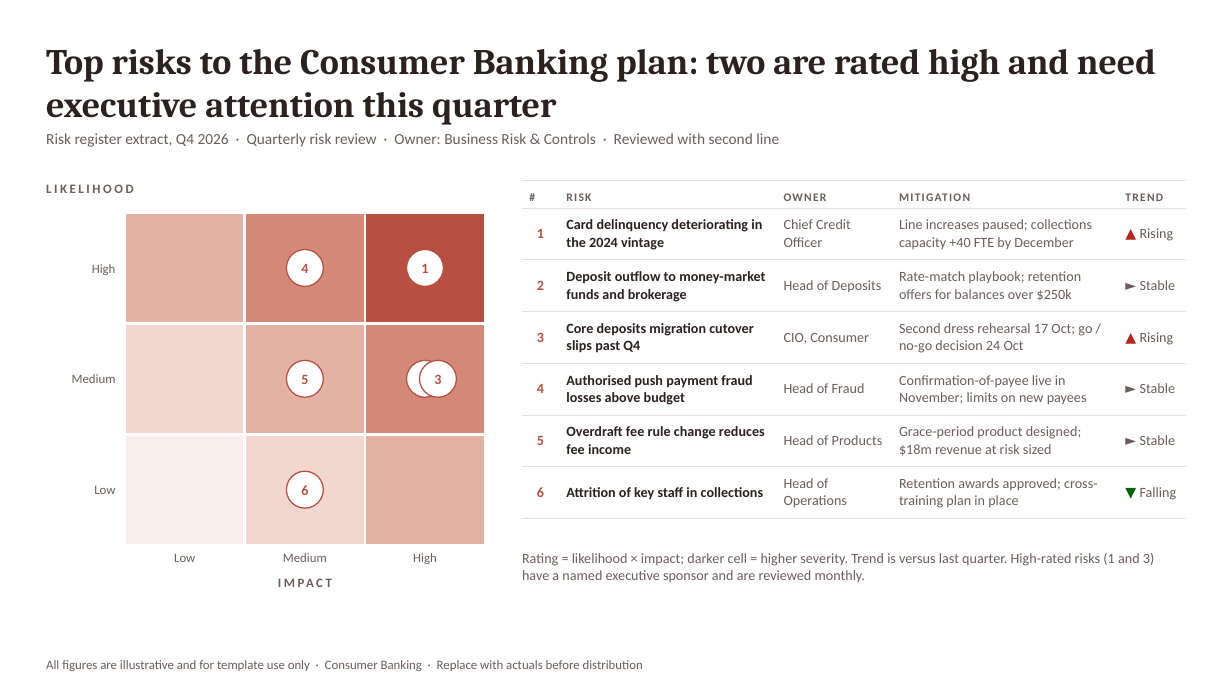
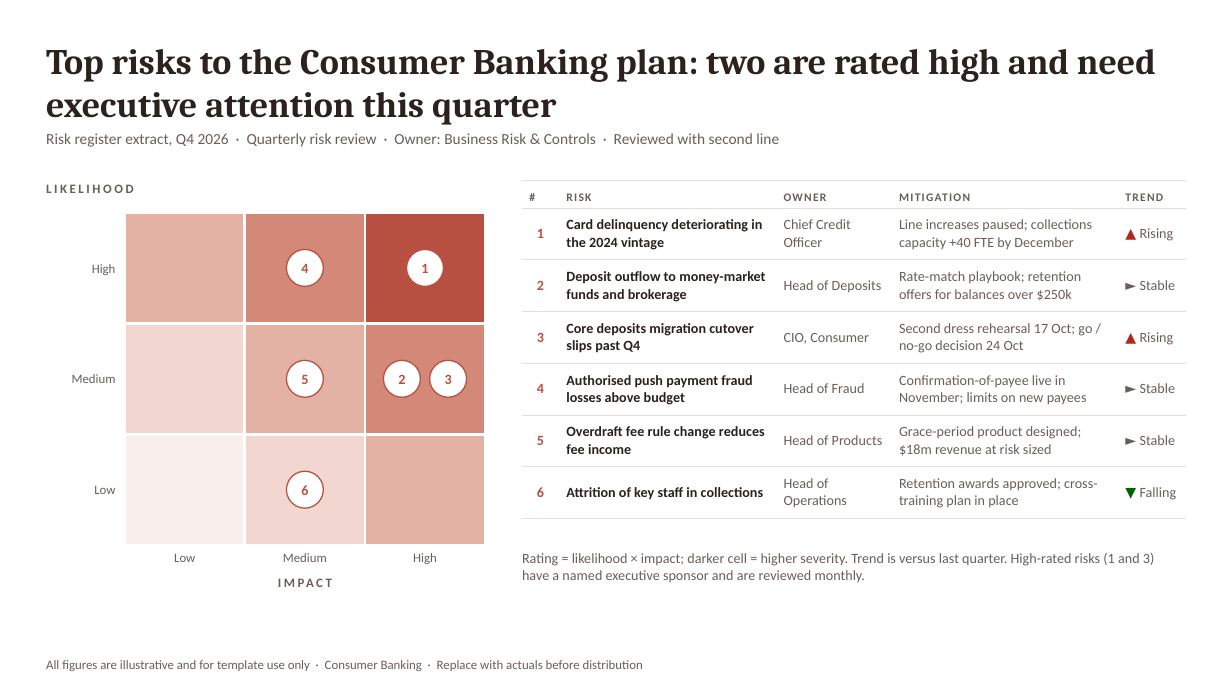
Before and after one commit to ByteDennis/paper-orbit, a slide deck: slide 1 of reports/08-risk-heatmap.pptx. Drawn at 1232x693 pixels with LibreOffice and Linux fonts; fonts in the diff are those of the drawing. Boxes give left, top, right and bottom in pixels: in the first picture for what was removed or moved away, otherwise in the second. Text is boxed around its words. In the diff, an @@ line names an element or a change of style, - is before the commit and + after.

```diff
--- a/reports/08-risk-heatmap.pptx
+++ b/reports/08-risk-heatmap.pptx
@@ text "2" rewrapped from <box>421,372,428,388</box> to <box>398,375,405,384</box> @@
@@ ellipse: place and size @@
-ellipse at <box>407,360,444,397</box>
+ellipse at <box>384,360,421,397</box>
@@ text "3": place and size @@
-text "3" at <box>434,375,441,384</box>
+text "3" at <box>445,374,452,384</box>
@@ ellipse: place and size @@
-ellipse at <box>420,360,457,397</box>
+ellipse at <box>430,360,467,397</box>
```
Also in this commit, not shown: 21 other files.
